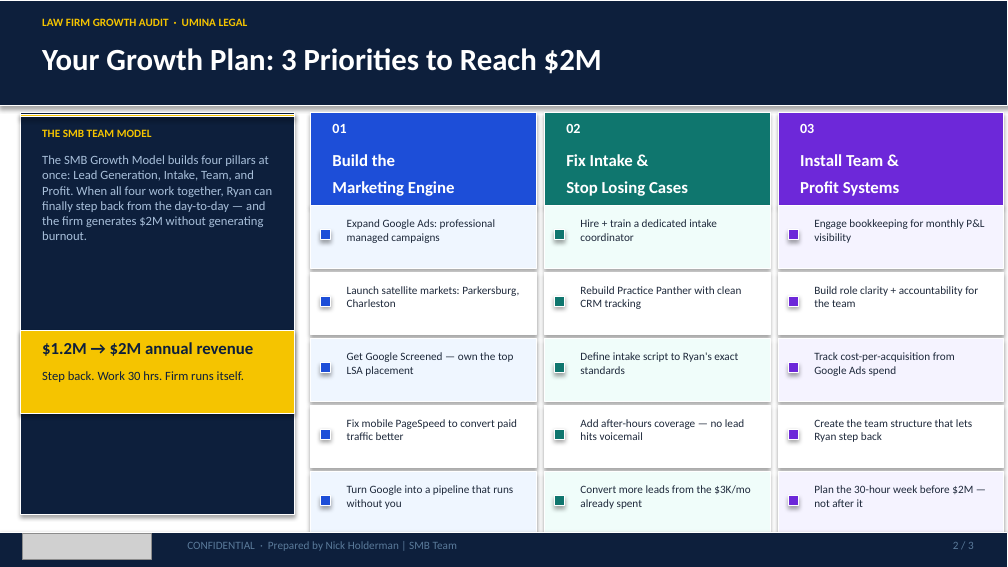
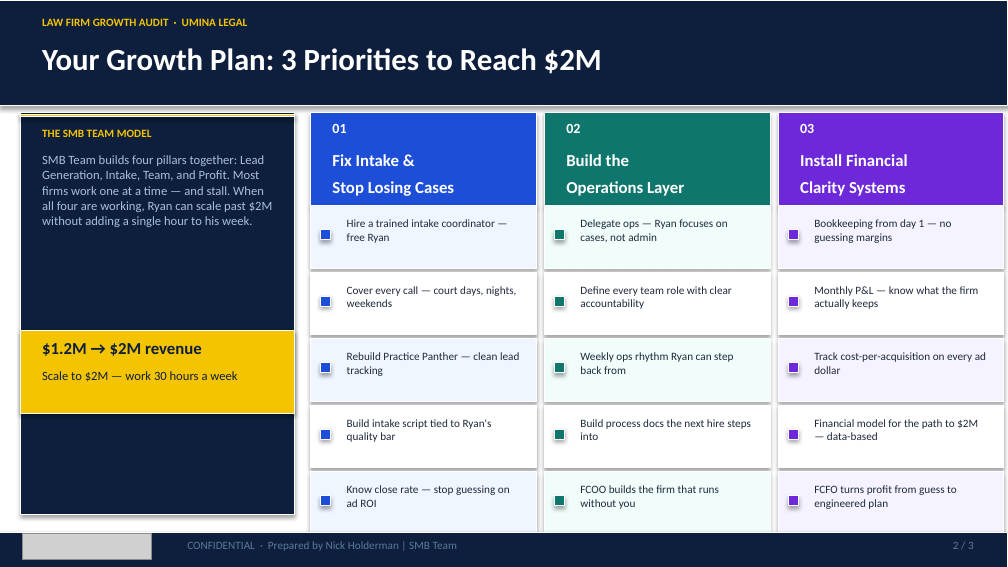
Before and after one commit to SMB-Team-Technology/workwith-smbteam, a slide deck: slide 2 of umina-legal/UminaLegal_June30_2026_Proposal.pptx. Drawn at 1008x567 pixels with LibreOffice and Linux fonts; fonts in the diff are those of the drawing; grey boxes stand for pictures. Boxes give left, top, right and bottom in pixels: in the first picture for what was removed or moved away, otherwise in the second. Text is boxed around its words. In the diff, an @@ line names an element or a change of style, - is before the commit and + after.

```diff
--- a/umina-legal/UminaLegal_June30_2026_Proposal.pptx
+++ b/umina-legal/UminaLegal_June30_2026_Proposal.pptx
@@ text at <box>42,155,273,227</box>: text changed @@
-The SMB Growth Model builds four pillars at once: Lead Generation, Intake, Team, and Profit. When all four work together, Ryan can finally step back from the day-to-day — and the firm generates $2M without generating burnout.
+SMB Team builds four pillars together: Lead Generation, Intake, Team, and Profit. Most firms work one at a time — and stall. When all four are working, Ryan can scale past $2M without adding a single hour to his week.
@@ text at <box>332,154,399,166</box>: text changed @@
-Build the
+Fix Intake &
@@ text at <box>566,154,629,166</box>: text changed @@
-Fix Intake &
+Build the
@@ text at <box>800,154,908,166</box>: text changed @@
-Install Team &
+Install Financial
@@ text at <box>332,181,454,196</box>: text changed @@
-Marketing Engine
+Stop Losing Cases
@@ text at <box>566,181,684,196</box>: text changed @@
-Stop Losing Cases
+Operations Layer
@@ text at <box>800,181,905,196</box>: text changed @@
-Profit Systems
+Clarity Systems
@@ text at <box>347,219,495,243</box>: text changed @@
-Expand Google Ads: professional managed campaigns
+Hire a trained intake coordinator — free Ryan
@@ text at <box>580,219,728,242</box>: text changed @@
-Hire + train a dedicated intake coordinator
+Delegate ops — Ryan focuses on cases, not admin
@@ text at <box>814,219,952,243</box>: text changed @@
-Engage bookkeeping for monthly P&L visibility
+Bookkeeping from day 1 — no guessing margins
@@ text at <box>347,286,516,307</box>: text changed @@
-Launch satellite markets: Parkersburg, Charleston
+Cover every call — court days, nights, weekends
@@ text at <box>580,286,732,309</box>: text changed @@
-Rebuild Practice Panther with clean CRM tracking
+Define every team role with clear accountability
@@ text at <box>814,286,979,309</box>: text changed @@
-Build role clarity + accountability for the team
+Monthly P&L — know what the firm actually keeps
@@ text at <box>42,343,202,356</box>: text changed @@
-$1.2M → $2M annual revenue
+$1.2M → $2M revenue
@@ text at <box>347,352,519,376</box>: text changed @@
-Get Google Screened — own the top LSA placement
+Rebuild Practice Panther — clean lead tracking
@@ text at <box>580,352,733,374</box>: text changed @@
-Define intake script to Ryan's exact standards
+Weekly ops rhythm Ryan can step back from
@@ text at <box>814,352,986,374</box>: text changed @@
-Track cost-per-acquisition from Google Ads spend
+Track cost-per-acquisition on every ad dollar
@@ text at <box>42,371,237,382</box>: text changed @@
-Step back. Work 30 hrs. Firm runs itself.
+Scale to $2M — work 30 hours a week
@@ text at <box>347,419,492,442</box>: text changed @@
-Fix mobile PageSpeed to convert paid traffic better
+Build intake script tied to Ryan's quality bar
@@ text at <box>580,419,751,440</box>: text changed @@
-Add after-hours coverage — no lead hits voicemail
+Build process docs the next hire steps into
@@ text at <box>814,419,978,440</box>: text changed @@
-Create the team structure that lets Ryan step back
+Financial model for the path to $2M — data-based
@@ text at <box>347,485,510,507</box>: text changed @@
-Turn Google into a pipeline that runs without you
+Know close rate — stop guessing on ad ROI
@@ text at <box>580,485,719,509</box>: text changed @@
-Convert more leads from the $3K/mo already spent
+FCOO builds the firm that runs without you
@@ text at <box>814,485,957,509</box>: text changed @@
-Plan the 30-hour week before $2M — not after it
+FCFO turns profit from guess to engineered plan
```
Also in this commit, not shown: 2 other slides changed, 1 other file.
